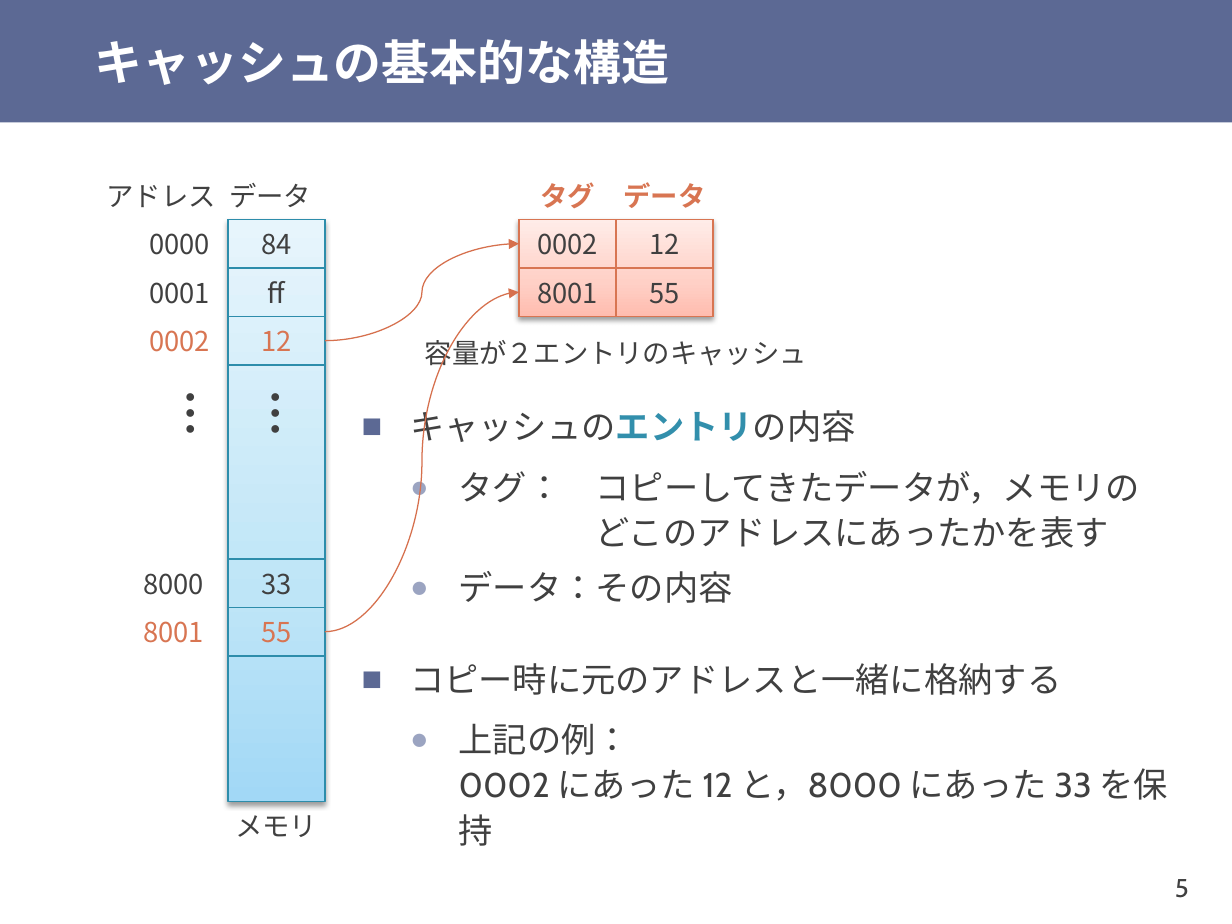
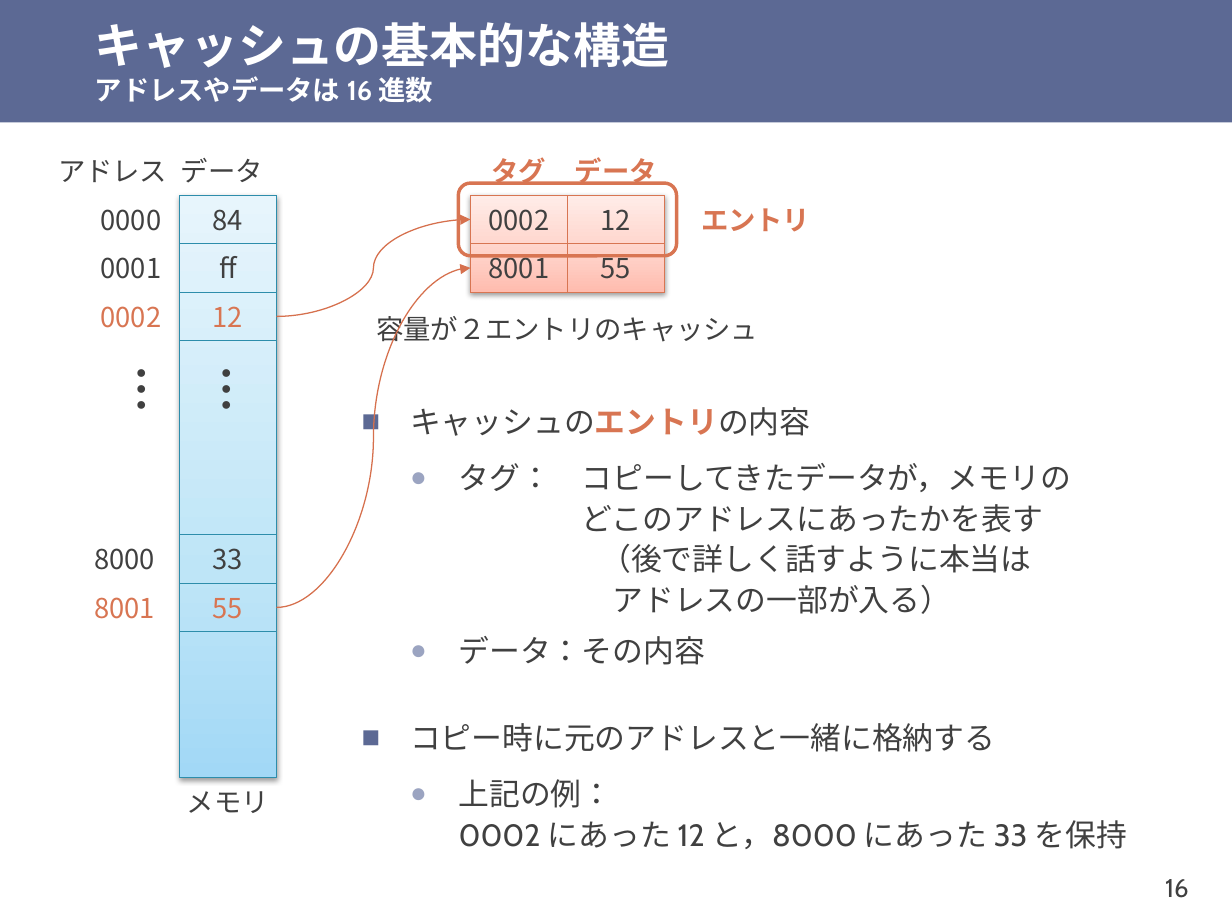
Before and after one commit to shioyadan/otya-computer-architecture-i, a slide deck: slide 16 of cai-shioya-10.pptx (slide 5 before the commit). Drawn at 1232x924 pixels with LibreOffice and Linux fonts; fonts in the diff are those of the drawing. Boxes give left, top, right and bottom in pixels: in the first picture for what was removed or moved away, otherwise in the second. Text is boxed around its words. In the diff, an @@ line names an element or a change of style, - is before the commit and + after.

```diff
--- a/cai-shioya-10.pptx
+++ b/cai-shioya-10.pptx
@@ title at (x1=95, y1=22, x2=669, y2=103): text changed; size 28 to 16 pt @@
-キャッシュの基本的な構造
+キャッシュの基本的な構造
+アドレスやデータは 16 進数
@@ rounded rectangle added at (x1=458, y1=184, x2=676, y2=256), outline #D87552 2 pt @@
@@ text added at (x1=701, y1=208, x2=810, y2=232), 16 pt, text #D87552, bold @@
+エントリ
@@ 13 texts, 11 rectangles, 2 curved arrows moved together from (x1=107, y1=182, x2=807, y2=837) to (x1=58, y1=157, x2=758, y2=813) @@
@@ text at (x1=410, y1=407, x2=1126, y2=849): size 20 to 18 pt in "キャッシュのエントリの内容", "データ：その内容", "コピー時に元のアドレスと一緒に格納する", "上記の例： 0002 にあった 12 と，8000 にあった 33 ..."; text colour #328FAC to #D87552 in "キャッシュのエントリの内容" @@
@@ text at (x1=459, y1=463, x2=1071, y2=614): text changed; size 20 to 18 pt @@
-  ● タグ： コピーしてきたデータが，メモリの
-    どこのアドレスにあったかを表す
+  ● タグ： コピーしてきたデータが，メモリの
+    どこのアドレスにあったかを表す
+    （後で詳しく話すように本当は
+    アドレスの一部が入る）
@@ page number at (x1=1165, y1=879, x2=1189, y2=898): text changed @@
-5
+16
```
Also in this commit, not shown: 16 other slides changed, 52 slides added, 3 other files.
